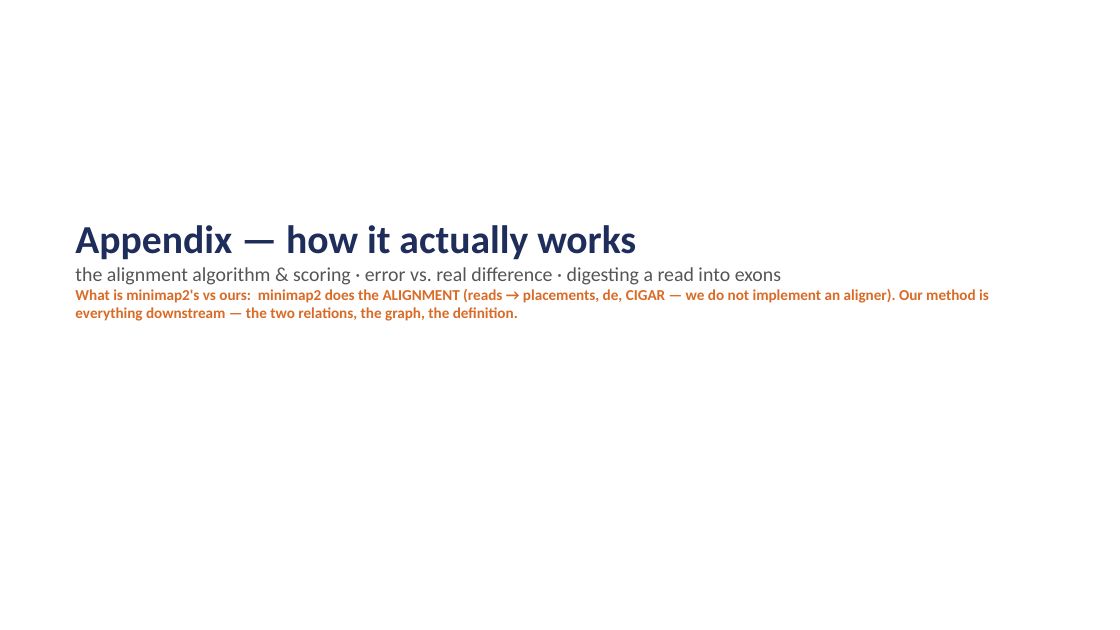
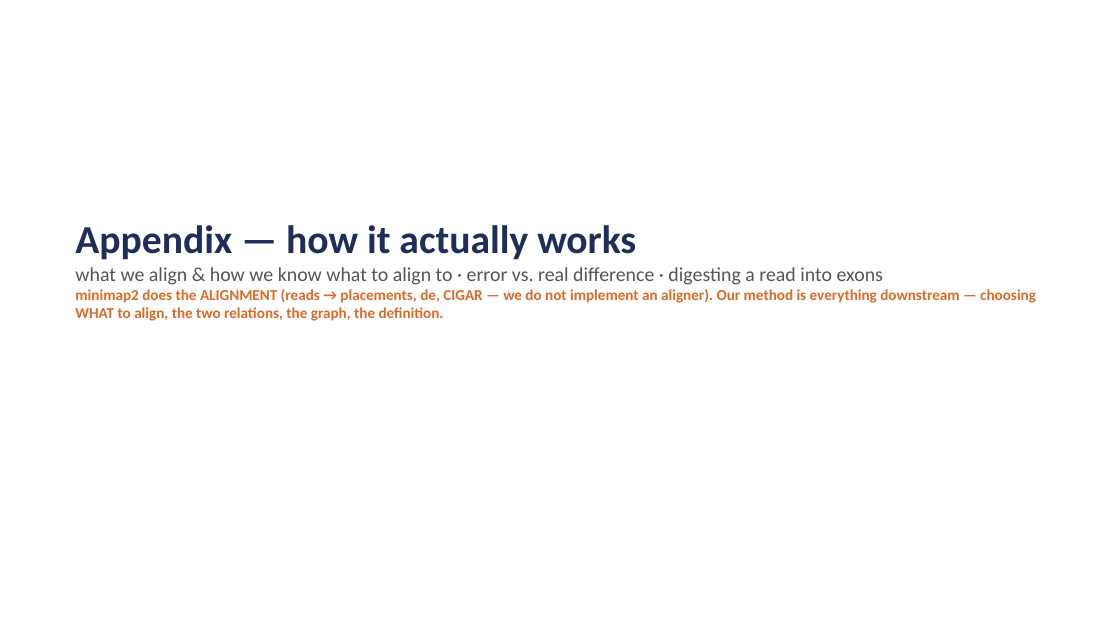
Before and after one commit to juanfraitu1/Rustle, a slide deck: slide 9 of bench/family_definition_visual.pptx. Drawn at 1120x630 pixels with LibreOffice and Linux fonts; fonts in the diff are those of the drawing. Boxes give left, top, right and bottom in pixels: in the first picture for what was removed or moved away, otherwise in the second. Text is boxed around its words. In the diff, an @@ line names an element or a change of style, - is before the commit and + after.

```diff
--- a/bench/family_definition_visual.pptx
+++ b/bench/family_definition_visual.pptx
@@ text at (75, 267, 1036, 321): text changed @@
-the alignment algorithm & scoring · error vs. real difference · digesting a read into exons
-What is minimap2's vs ours: minimap2 does the ALIGNMENT (reads → placements, de, CIGAR — we do not implement an aligner). Our method is everything downstream — the two relations, the graph, the definition.
+what we align & how we know what to align to · error vs. real difference · digesting a read into exons
+minimap2 does the ALIGNMENT (reads → placements, de, CIGAR — we do not implement an aligner). Our method is everything downstream — choosing WHAT to align, the two relations, the graph, the definition.
```
Also in this commit, not shown: 1 other slide changed, 1 slide added, 1 slide removed, 4 other files.
